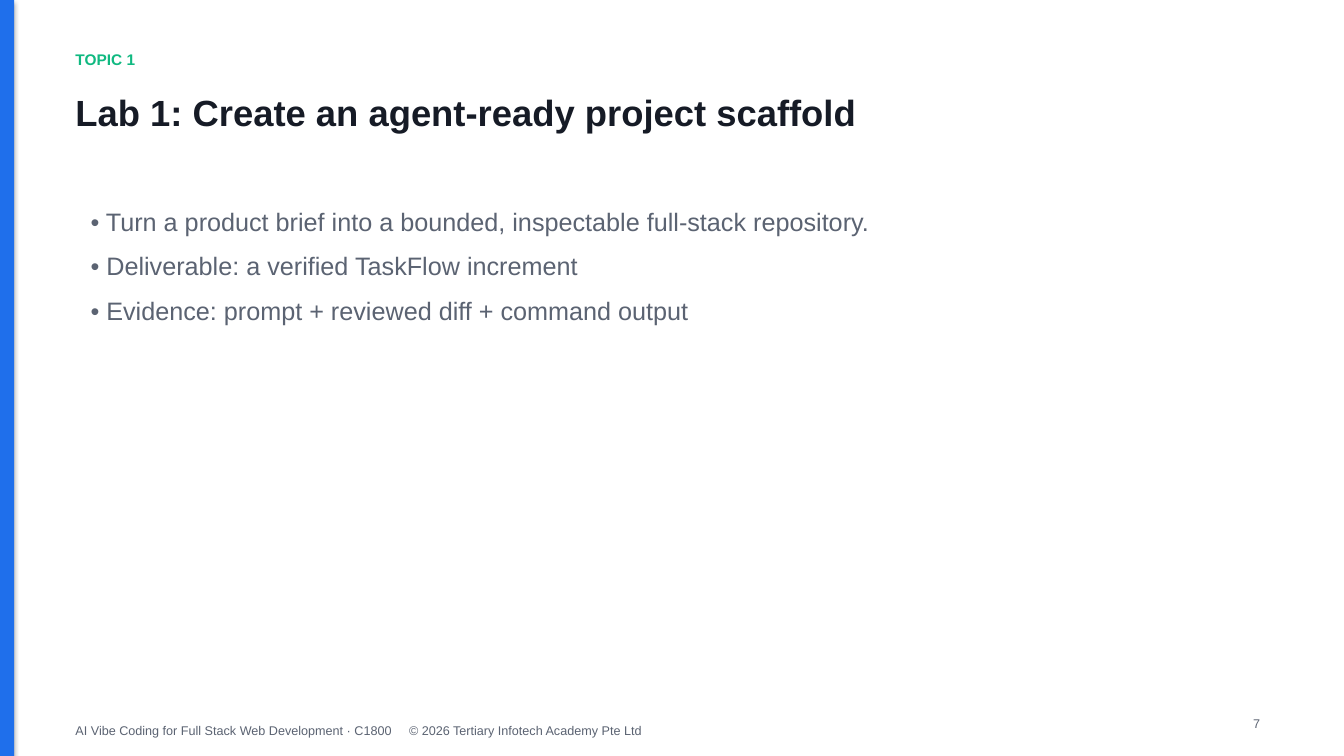
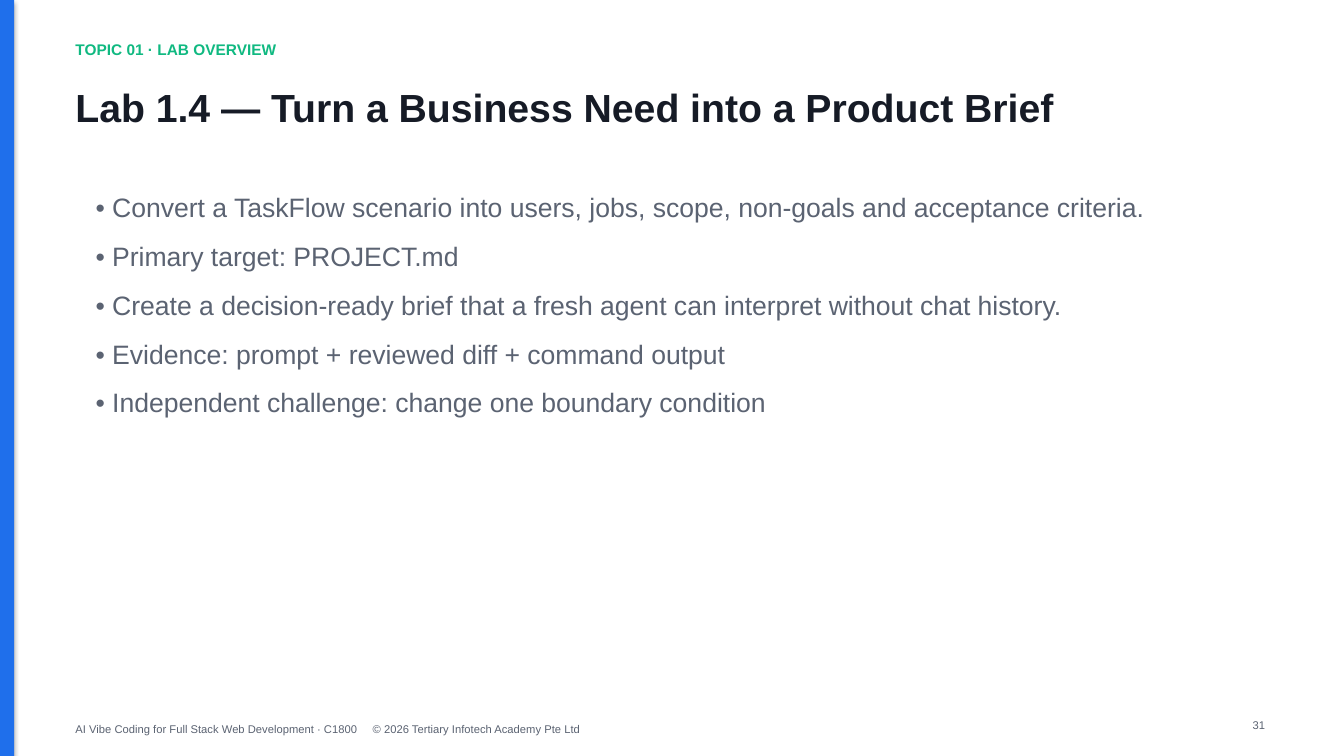
Before and after one commit to tertiarycourses/C1800-AI-Vibe-Coding-for-Full-Stack-Web-Development, a slide deck: slide 31 of courseware/C1800 AI Vibe Coding for Full Stack Web Development.pptx (slide 7 before the commit). Drawn at 1344x756 pixels with LibreOffice and Linux fonts; fonts in the diff are those of the drawing. Boxes give left, top, right and bottom in pixels: in the first picture for what was removed or moved away, otherwise in the second. Text is boxed around its words. In the diff, an @@ line names an element or a change of style, - is before the commit and + after.

```diff
--- a/courseware/C1800 AI Vibe Coding for Full Stack Web Development.pptx
+++ b/courseware/C1800 AI Vibe Coding for Full Stack Web Development.pptx
@@ text at (75, 44, 276, 55): text changed @@
-TOPIC 1
+TOPIC 01 · LAB OVERVIEW
@@ text at (75, 93, 1053, 123): text changed; size 26 to 28 pt @@
-Lab 1: Create an agent-ready project scaffold
+Lab 1.4 — Turn a Business Need into a Product Brief
@@ text "• Convert a TaskFlow scenario ...": place and size @@
-text "• Convert a TaskFlow scenario ..." at (106, 212, 869, 325)
+text "• Convert a TaskFlow scenario ..." at (112, 197, 1144, 418)
@@ text at (112, 197, 1144, 320): text changed; size 18 to 19 pt @@
-• Turn a product brief into a bounded, inspectable full-stack repository.
-• Deliverable: a verified TaskFlow increment
+• Convert a TaskFlow scenario into users, jobs, scope, non-goals and acceptance criteria.
+• Primary target: PROJECT.md
+• Create a decision-ready brief that a fresh agent can interpret without chat history.
@@ text at (112, 344, 725, 369): size 18 to 19 pt in "• Evidence: prompt + reviewed diff + ..."; more space between paragraphs @@
@@ text at (112, 392, 765, 418): paragraph added @@
+• Independent challenge: change one boundary condition
@@ text "AI Vibe Coding for Full ..." at (75, 725, 580, 736): size 9 to 8 pt @@
@@ text removed at (1253, 719, 1260, 728) @@
-7
@@ text added at (1253, 721, 1265, 729), 8 pt, text #5B6372 @@
+31
```
Also in this commit, not shown: 4 other slides changed, 228 slides added, 48 slides removed, 50 other files.
